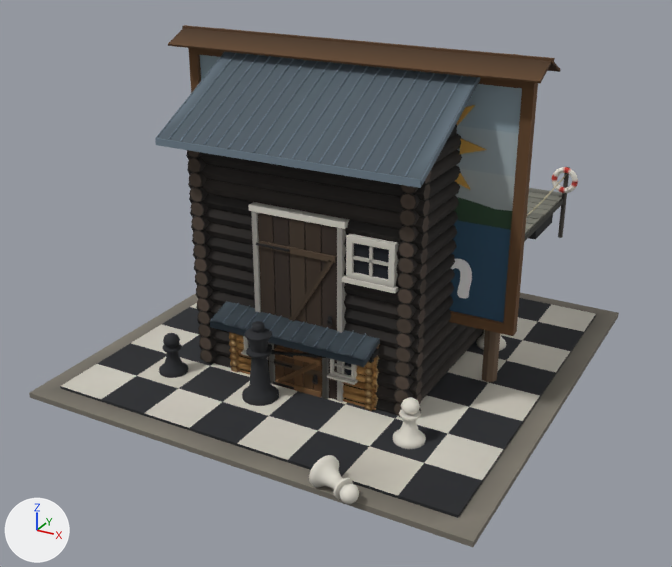
An edit to the glTF model art/baked/aventyr2/flarken.glb, drawn before and after from the same camera.
Both versions are drawn from a 50 mm camera at (15.8, -29.8, 17.9) aimed at (-2.8, 4.1, 0.9). Every picture has the same lights, and +X, +Y and +Z are marked at lower left. The picture after the commit comes second. Vertices at exactly the same position are counted once.

Script lines for the objects in view, before the commit:
```python
me_hydda = bpy.data.meshes.new('hydda')
me_hydda.from_pydata(...)  # 2633 vertices, 4630 faces; spans x -3.21..3.21, y -4.92..4.92, z -0.11..4.43
# faces by material slot: [4090, 540]
me_hydda.materials.append(mat_kit_leaf)
me_hydda.materials.append(mat_kit_wood)
me_schack = bpy.data.meshes.new('schack')
me_schack.from_pydata(...)  # 2232 vertices, 4356 faces; spans x -8.8..8.8, y -9.3..8.8, z -0.1..3.3
me_schack.materials.append(mat_kit_leaf)
me_solskylt = bpy.data.meshes.new('solskylt')
me_solskylt.from_pydata(...)  # 534 vertices, 1028 faces; spans x -7.35..7.35, y -1.11..1.11, z -0.2..12.48
me_solskylt.materials.append(mat_kit_leaf)
ob_hydda = bpy.data.objects.new('hydda', me_hydda)
ob_hydda.location = (0.0, 0.0, 0.0)
ob_schack = bpy.data.objects.new('schack', me_schack)
ob_schack.location = (0.0, 0.0, 0.0)
ob_solskylt = bpy.data.objects.new('solskylt', me_solskylt)
ob_solskylt.location = (0.0, 0.0, 0.0)
# also in view: 'hydda-skjutdorr' at (0.0, 0.0, 2.2); 'hydda-tjarad' at (0.0, 0.0, 6.0); 'bryggarm' at (0.3, 12.1, -0.2)
```
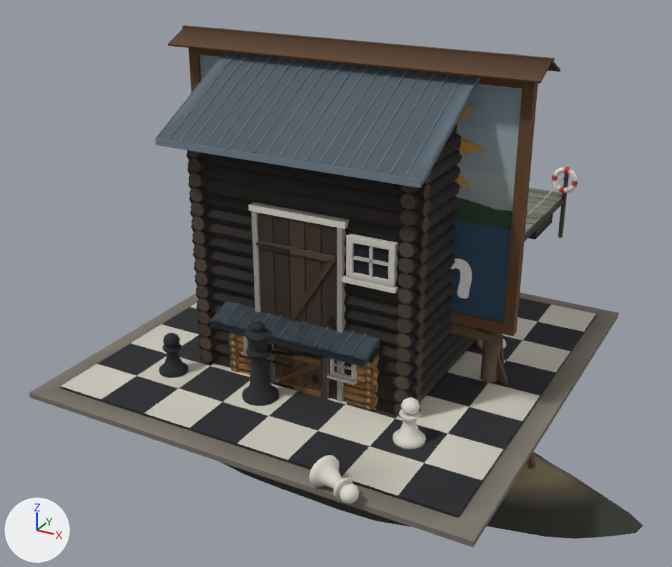
What differs and where, as boxes (x1, y1, x2, y2) in the pictures (672 x 567 px):
'solskylt', reshaped (21% wider, 44% taller): before (168, 25, 561, 382); after (168, 25, 643, 539)
part 1 of me_solskylt, added (brown): after (450, 324, 503, 345)
part 2 of me_solskylt, built on (mostly hidden): before (221, 28, 518, 382); after (221, 28, 643, 539)
'hydda', unchanged, uncovered by the edit: before (229, 332, 378, 411); after (210, 301, 380, 411)
'hydda-skjutdorr', unchanged, covered by the edit: before (210, 301, 380, 410); after (229, 334, 379, 384)

Diff of the bpy script that builds the scene:
```diff
--- a/art/baked/aventyr2/flarken.glb.py
+++ b/art/baked/aventyr2/flarken.glb.py
@@ me_solskylt @@
 # used by ob_solskylt; location = (0.0, 0.0, 0.0)
-me_solskylt.from_pydata(...)  # 534 vertices, 1028 faces; spans x -7.35..7.35, y -1.11..1.11, z -0.2..12.48
+me_solskylt.from_pydata(...)  # 2877 vertices, 3799 faces; spans x -10.69..12.15, y -3.66..4.2, z -4.8..12.48
+# me_solskylt part 1: a new loose piece, a box spanning x -6.4..6.4, y -0.05..0.09, z 1.98..2.32, in mat_kit_leaf
+# me_solskylt part 2: 96 vertices removed from x -6.2..6.21, y 0.02..0.62, z -0.2..12.4; 2419 vertices added at x -10.69..12.15, y -3.66..4.2, z -4.8..12.4
+# other edits to the shape of me_solskylt do not show in these pictures
 me_solskylt.materials.append(mat_kit_leaf)
```
